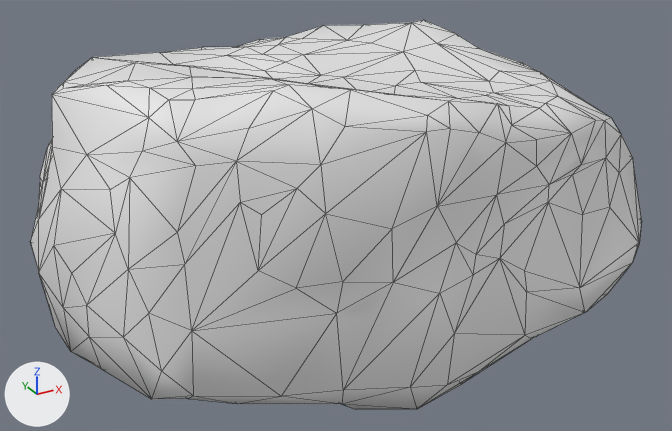
Renders of the FBX model Assets/1.Scene/KJH/Models/Stone1.fbx from each side of a commit.
Both versions are drawn from a 50 mm camera at (-0.136, -0.251, 0.15) aimed at (-0.001, -0.007, 0.028). Lighting does not change. The marker at lower left points along +X, +Y and +Z. Mesh edges are drawn as thin lines.

The older version as bpy lines, for what is in view:
```python
me_stone_big_1 = bpy.data.meshes.new('stone_big_1')
me_stone_big_1.from_pydata(...)  # 387 vertices, 770 faces; spans x -0.094..0.096, y -0.069..0.059, z -0.013..0.084
me_stone_big_1.materials.append(mat_stone1)  # white #e7e7e7
ob_stone1 = bpy.data.objects.new('Stone1', me_stone_big_1)
ob_stone1.location = (0.0, 0.0, 0.0)
```
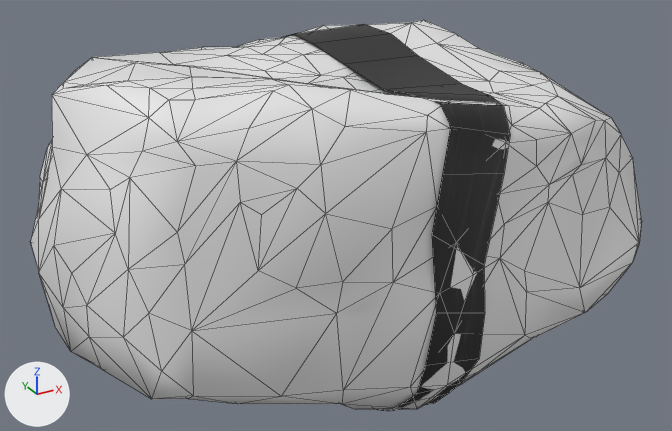
Edits to the bpy script that builds the scene:
```text
Add img_namebend_png:
    img_namebend_png = load_image('NameBend.png', '../Textures/NameBend.png', 560, 260, 'sRGB')
Add mat_namebend:
    mat_namebend = principled_material('NameBend')
    mat_namebend.texture = img_namebend_png
Add me_namebend:
    me_namebend.from_pydata(...)  # 64 vertices, 32 faces; spans x -0.0315..0.0387, y -0.0683..0.0591, z -0.013..0.0786
    me_namebend.materials.append(mat_namebend)  # picture img_namebend_png
Add ob_namebend:
    ob_namebend = bpy.data.objects.new('NameBend', me_namebend)
    ob_namebend.location = (0.0, 0.0, 0.0)
```

Boxes [x1, y1, x2, y2] around the edits, measured in the pictures (672 x 431 px):
'NameBend', added (black)
    after: [284, 24, 510, 412]
